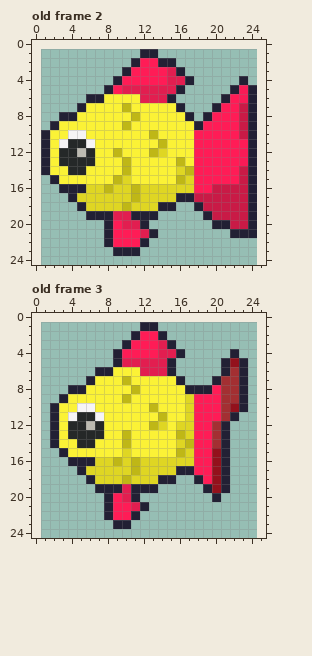
Pixel-art file: Assets/Textures/Pet/Fish.aseprite. The first picture shows the starting point.
24x24 pixels, 3 frames. Colours within 5 levels of each other are drawn and written as one. Shown: old frame 2, old frame 3. The old version is drawn lined up with the new one, on the new canvas. The commit also changed other frames, which this record leaves out.
Once edited:
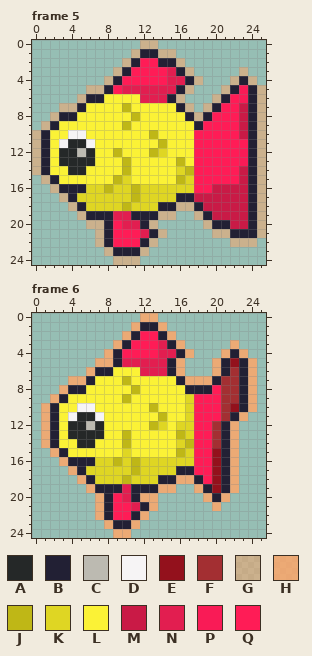
Palette (. is transparent): A #252828  B #222034  C #bcbab1  D #f6f4f5  E #93111c  F #a32f32  G #ffa56781  H #ffa567d1  J #bfb716  K #dfd623  L #fbf236  M #c91a46  N #e21e50  P #f91b56  Q #ff1c56
A new or re-ordered frame is compared with the old frame closest to it.
Edits made:
canvas 24x24 -> 26x25, the old top-left corner now at 1,1
frames 3 -> 6
--- frame 5 is new; against old frame 2
@@ x 0..25 @@
- 0 ..........................
- 1 ............BB............
- 2 ...........BQQBB..........
- 3 ..........BQQQQNB.........
- 4 .........BQQQQQNNB.....B..
- 5 ........BQNNNNNNB.....BPB.
- 6 ......BBLLLLNNNB.....BQPB.
- 7 .....BLLLLJLLLLLB...BQQMB.
- 8 ...BBLLLLLLJLLLLLB.BQQQMB.
- 9 ..BLLLLLLLJLLLLLLLBQQQQMB.
-10 .BLLDDLLLLLLLJLLLLQQQQQMB.
-11 .BLDAADLLLLLLLJLLLQQQQQQB.
-12 .BLAACALLJLLLJKLLLQQQQQPB.
-13 .BLAAAALLLJLLLLLJLQQQQQPB.
-14 .BLLAALLLLJLLLLLKJQQQQQMB.
-15 ..BLLLLLLJKLLLLLJKQQQQQMB.
-16 ...BBBKKJKKJKKKKKKQQMMMMB.
-17 ....BKKKKKKJKKKKBBMMMMMMB.
-18 .....BKKKKJKKKBB..BMMMMMB.
-19 ......BBBNNBBB.....BMMMMB.
-20 ........BQNNB.......BBMMB.
-21 ........BQQQNB........BBB.
-22 ........BQQQB.............
-23 .........BBB..............
-24 ..........................
+ 0 ............GG............
+ 1 ...........GBBGG..........
+ 2 ..........GBQQBBG.........
+ 3 .........GBQQQQNBG.....G..
+ 4 ........GBQQQQQNNBG...GBG.
+ 5 ......GGBQNNNNNNBG...GBPBG
+ 6 .....GBBLLLLNNNBG...GBQPBG
+ 7 ...GGBLLLLJLLLLLBG.GBQQMBG
+ 8 ..GBBLLLLLLJLLLLLBGBQQQMBG
+ 9 .GBLLLLLLLJLLLLLLLBQQQQMBG
+10 GBLLDDLLLLLLLJLLLLQQQQQMBG
+11 GBLDAADLLLLLLLJLLLQQQQQQBG
+12 GBLAACALLJLLLJKLLLQQQQQPBG
+13 GBLAAAALLLJLLLLLJLQQQQQPBG
+14 GBLLAALLLLJLLLLLKJQQQQQMBG
+15 .GBLLLLLLJKLLLLLJKQQQQQMBG
+16 ..GBBBKKJKKJKKKKKKQQMMMMBG
+17 ...GBKKKKKKJKKKKBBMMMMMMBG
+18 ....GBKKKKJKKKBBGGBMMMMMBG
+19 .....GBBBNNBBBGG..GBMMMMBG
+20 ......GGBQNNBG.....GBBMMBG
+21 .......GBQQQNBG.....GGBBBG
+22 .......GBQQQBG........GGG.
+23 ........GBBBG.............
+24 .........GGG..............
--- frame 6 is new; against old frame 3
@@ x 0..25 @@
- 0 ..........................
- 1 ............BB............
- 2 ...........BQQB...........
- 3 ..........BQQQNB..........
- 4 .........BQQQQNNB.....B...
- 5 .........BNNNNNB.....BEB..
- 6 .......BBLLLNNNB.....BFB..
- 7 ......BLLLJLLLLLB...BFFB..
- 8 ....BBLLLLLJLLLLLBBBQFFB..
- 9 ...BLLLLLLJLLLLLLKQQQFFB..
-10 ..BLLDDLLLLLLJLLLKQQQFEB..
-11 ..BLDAADLLLLLLJLLKQQQFB...
-12 ..BLAACALLLLLJKLKKQQFB....
-13 ..BLAAAALLJLLLLLJKQQFB....
-14 ..BLLAALLLJLLLLLKJQQFB....
-15 ...BLLLLLLKLLLLLJKQQEB....
-16 ....BBBKKJKJKKKKKKQQEB....
-17 .....BKKKKKJKKKKBBQQEB....
-18 ......BKKKJKKKBB..BQEB....
-19 .......BBBNBBB.....BEB....
-20 ........BQNB........B.....
-21 ........BQQNB.............
-22 ........BQQB..............
-23 .........BB...............
-24 ..........................
+ 0 ............HH............
+ 1 ...........HBBH...........
+ 2 ..........HBQQBH..........
+ 3 .........HBQQQNBH.....H...
+ 4 ........HBQQQQNNBH...HBH..
+ 5 .......HHBNNNNNBH...HBEBH.
+ 6 ......HBBLLLNNNBH...HBFBH.
+ 7 ....HHBLLLJLLLLLBHHHBFFBH.
+ 8 ...HBBLLLLLJLLLLLBBBQFFBH.
+ 9 ..HBLLLLLLJLLLLLLKQQQFFBH.
+10 .HBLLDDLLLLLLJLLLKQQQFEBH.
+11 .HBLDAADLLLLLLJLLKQQQFBH..
+12 .HBLAACALLLLLJKLKKQQFBH...
+13 .HBLAAAALLJLLLLLJKQQFBH...
+14 .HBLLAALLLJLLLLLKJQQFBH...
+15 ..HBLLLLLLKLLLLLJKQQEBH...
+16 ...HBBBKKJKJKKKKKKQQEBH...
+17 ....HBKKKKKJKKKKBBQQEBH...
+18 .....HBKKKJKKKBBHHBQEBH...
+19 ......HBBBNBBBHH..HBEBH...
+20 .......HBQNBHH.....HBH....
+21 .......HBQQNBH......H.....
+22 .......HBQQBH.............
+23 ........HBBH..............
+24 .........HH...............
Pixel boxes of the changes (left, top, right, bottom) in both pictures:
added: (32, 40, 266, 265)
added: (41, 313, 257, 538)
